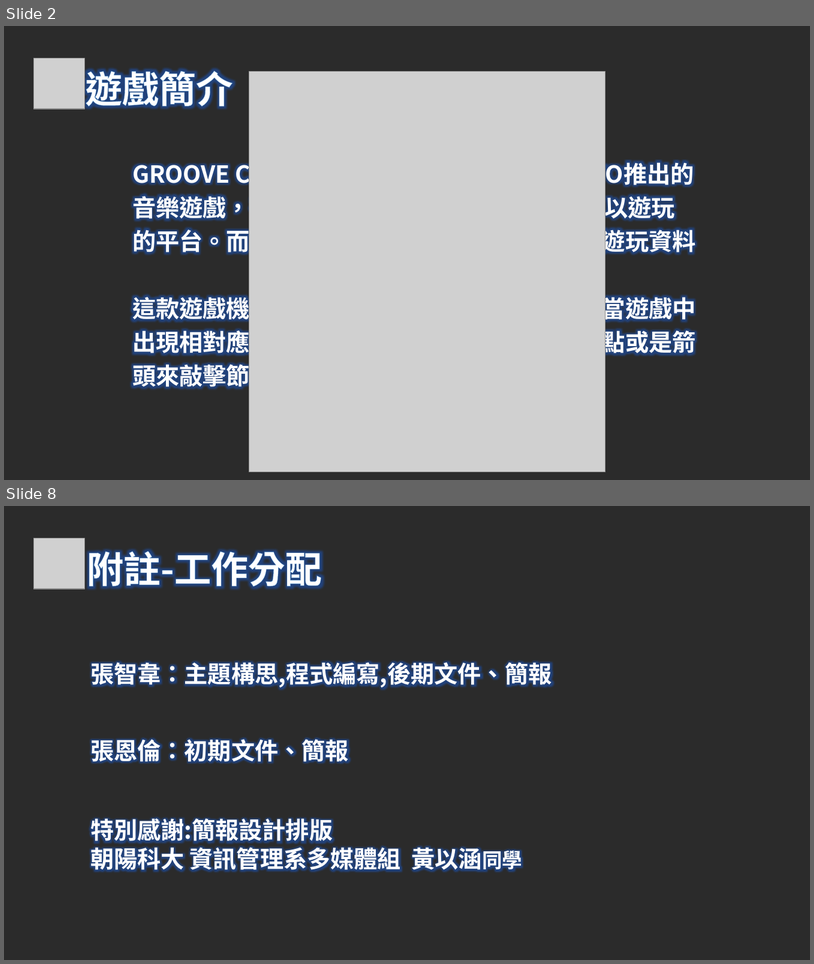
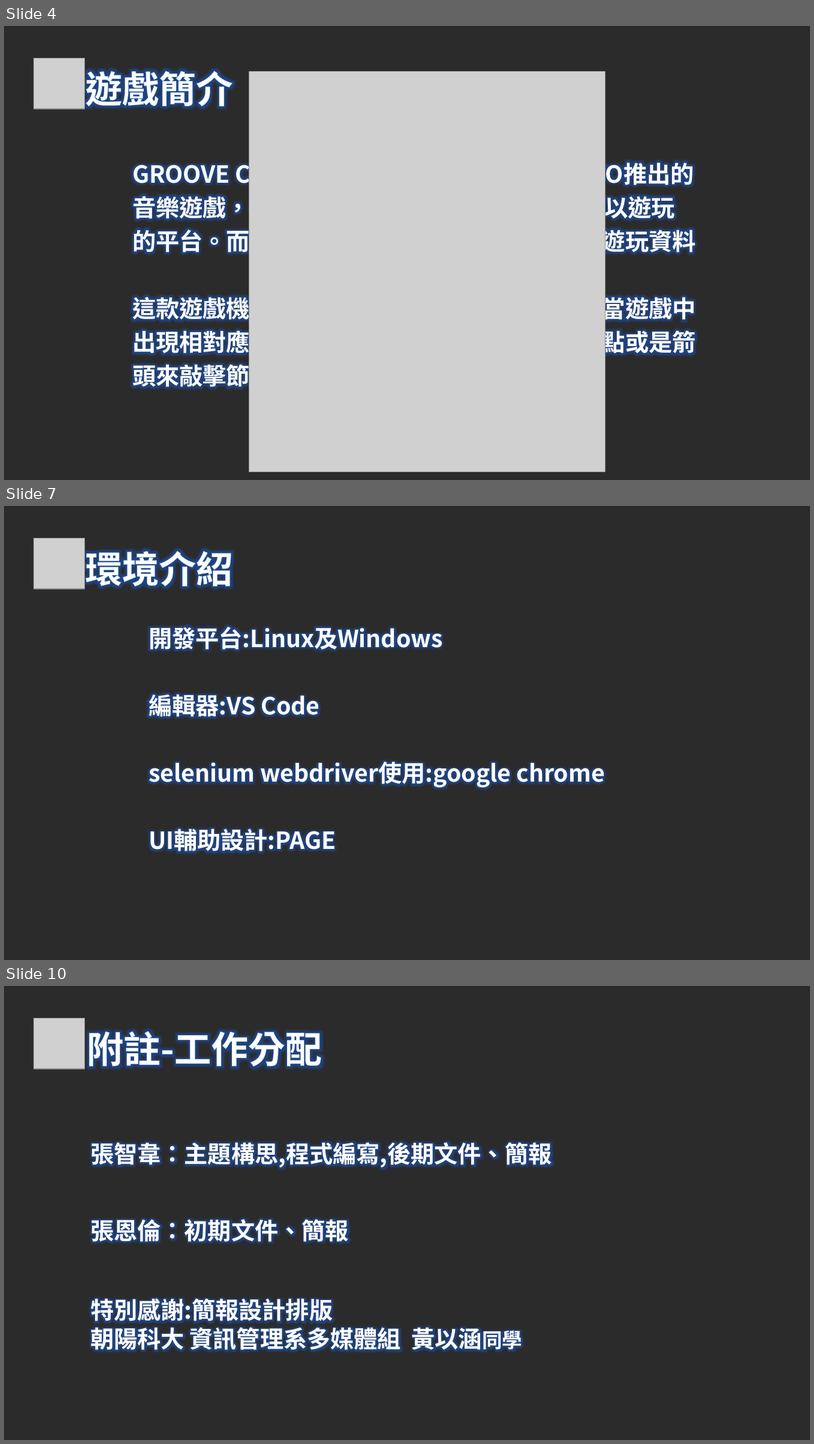
Before and after one commit to DJSBTimTW/DJSBTimTW-python_selenium, a slide deck: GC遊戲後台分析爬蟲 (1).pptx. Shown one above the other, each under a label of ours: slides 2 and 8 before the commit, slides 4, 7 and 10 after it; the slides between them are not shown. The pictures are 814x964 and 814x1444 pixels, drawn with LibreOffice and Linux fonts; fonts in the diff are those of the drawing; grey boxes stand for pictures; background and template pictures are left out; a plain dark background stands for a picture behind light text. Boxes give left, top, right and bottom in pixels: in the first picture for what was removed or moved away, otherwise in the second. Text is boxed around its words. In the diff, an @@ line names an element or a change of style, - is before the commit and + after.

```diff
--- a/GC遊戲後台分析爬蟲 (1).pptx
+++ b/GC遊戲後台分析爬蟲 (1).pptx
@@ slide 7 added at (x1=4, y1=506, x2=810, y2=960), background picture (left out) @@
@@ picture added at (x1=33, y1=538, x2=84, y2=589) @@
@@ text added at (x1=85, y1=545, x2=233, y2=592), 44 pt, text #FFFFFF, bold @@
+環境介紹
@@ text added at (x1=149, y1=623, x2=605, y2=855), 28 pt, text #FFFFFF, bold @@
+開發平台:Linux及Windows
+編輯器:VS Code
+selenium webdriver使用:google chrome
+UI輔助設計:PAGE
@@ what was slide 2 is now slide 4 @@
@@ what was slide 8 is now slide 10 @@
```
Also in this commit, not shown: 5 slides changed, 4 other slides added, 3 slides removed, 1 other file.
